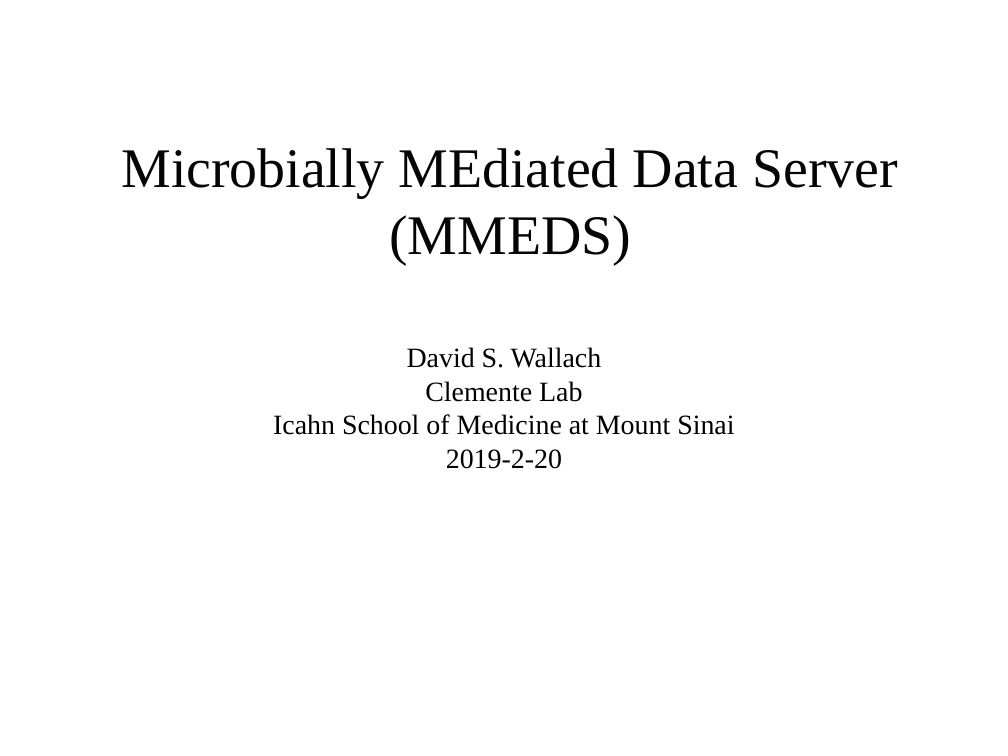
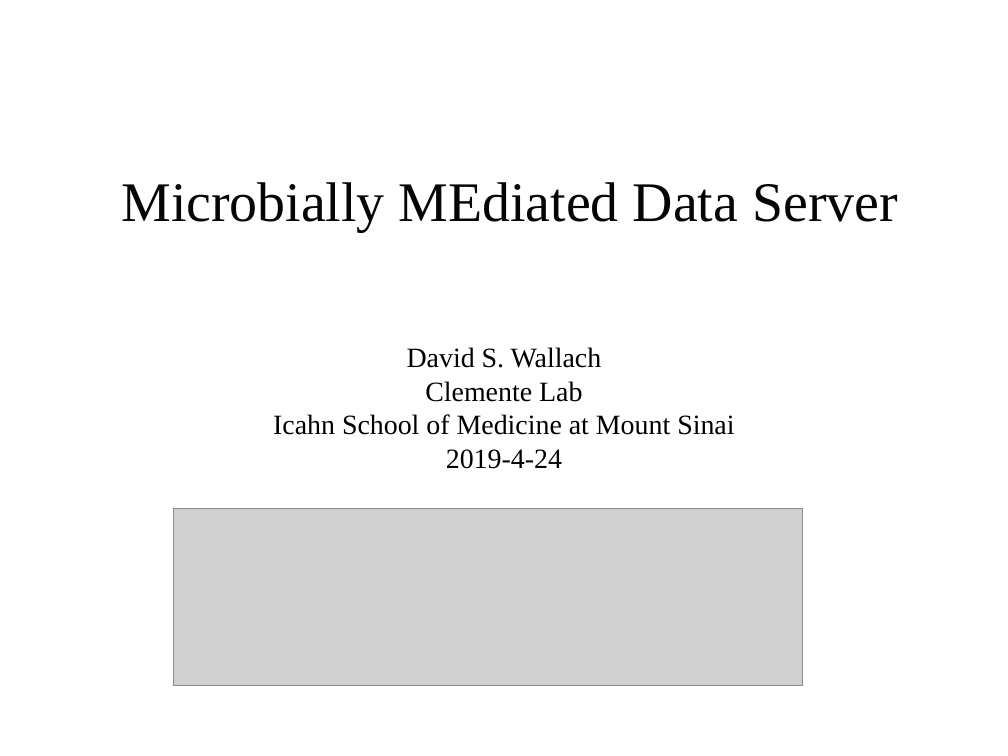
Before and after one commit to clemente-lab/mmeds-meta, a slide deck: slide 1 of sql/mmeds.odp. Drawn at 1008x756 pixels with LibreOffice and Linux fonts; fonts in the diff are those of the drawing; grey boxes stand for pictures; background and template pictures are left out. Boxes give left, top, right and bottom in pixels: in the first picture for what was removed or moved away, otherwise in the second. Text is boxed around its words. In the diff, an @@ line names an element or a change of style, - is before the commit and + after.

```diff
--- a/sql/mmeds.odp
+++ b/sql/mmeds.odp
@@ title at (x1=121, y1=182, x2=898, y2=231): text changed @@
-Microbially MEdiated Data Server (MMEDS)
+Microbially MEdiated Data Server
@@ subtitle at (x1=446, y1=449, x2=562, y2=469): text changed @@
-2019-2-20
+2019-4-24
@@ picture added at (x1=174, y1=509, x2=803, y2=686) @@
```
Also in this commit, not shown: 6 other slides changed, 4 slides added, 3 slides removed, 25 other files.
